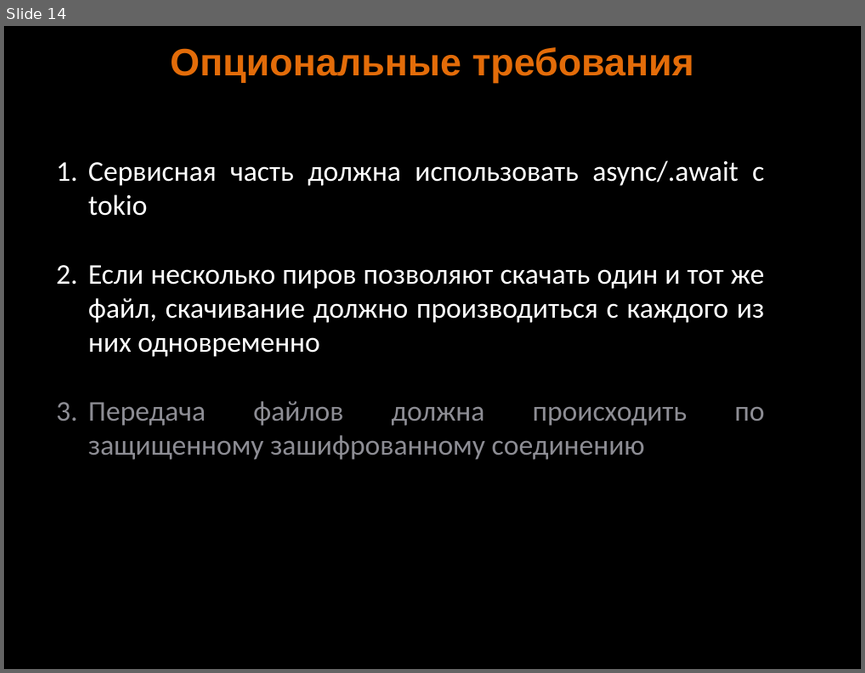
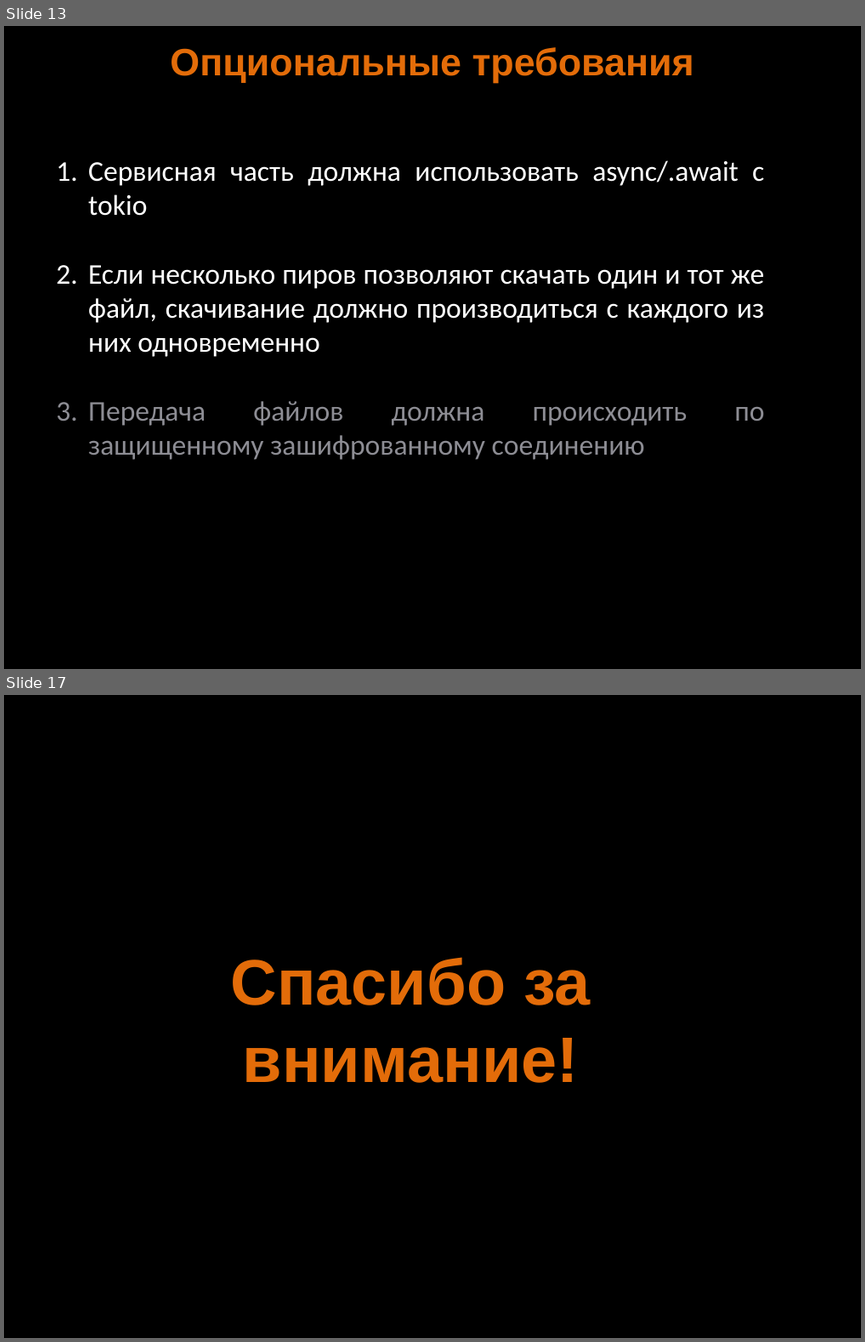
Before and after one commit to Zhukovdpua/p2p-file-sharing, a slide deck: p2p-file-sharing.pptx. Shown one above the other, each under a label of ours: slide 14 before the commit, slides 13 and 17 after it; the slides between them are not shown. The pictures are 865x673 and 865x1342 pixels, drawn with LibreOffice and Linux fonts; fonts in the diff are those of the drawing; background and template pictures are left out. Boxes give left, top, right and bottom in pixels: in the first picture for what was removed or moved away, otherwise in the second. Text is boxed around its words. In the diff, an @@ line names an element or a change of style, - is before the commit and + after.

```diff
--- a/p2p-file-sharing.pptx
+++ b/p2p-file-sharing.pptx
@@ slide 17 added at <box>4,695,861,1338</box>, background picture (left out) @@
@@ text added at <box>231,957,590,1083</box>, 54 pt, text #E36C09, bold @@
+Спасибо за внимание!
@@ what was slide 14 is now slide 13 @@
```
Also in this commit, not shown: 3 other slides added, 1 slide removed.
